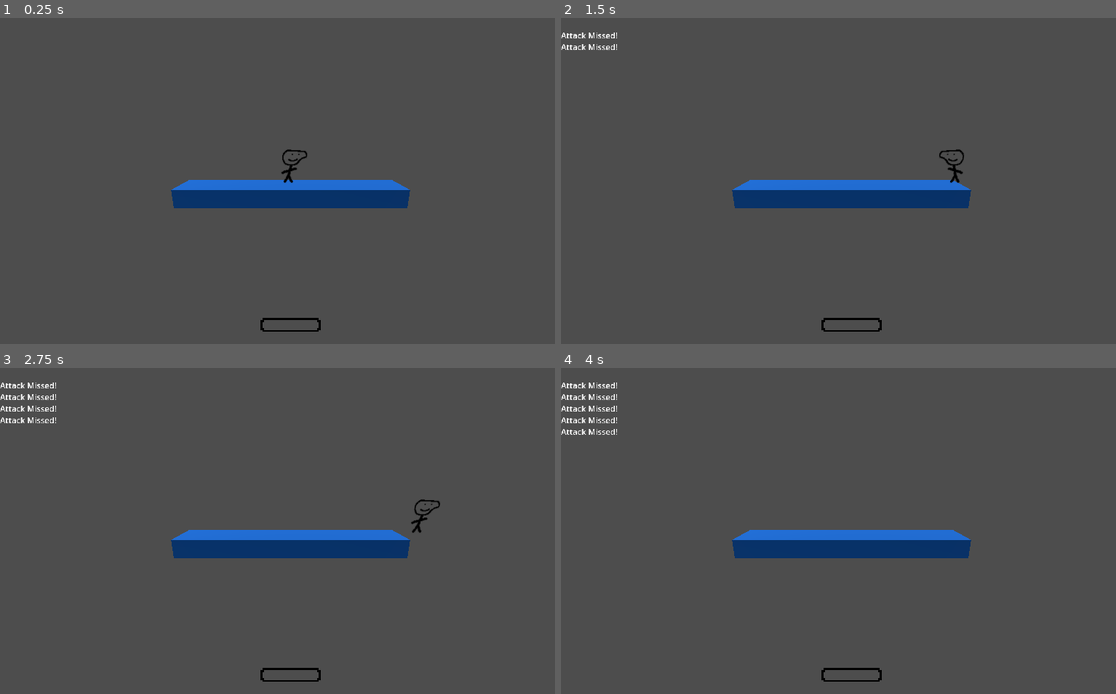
Above: before the commit, frames 1-4 (two rows, left to right).
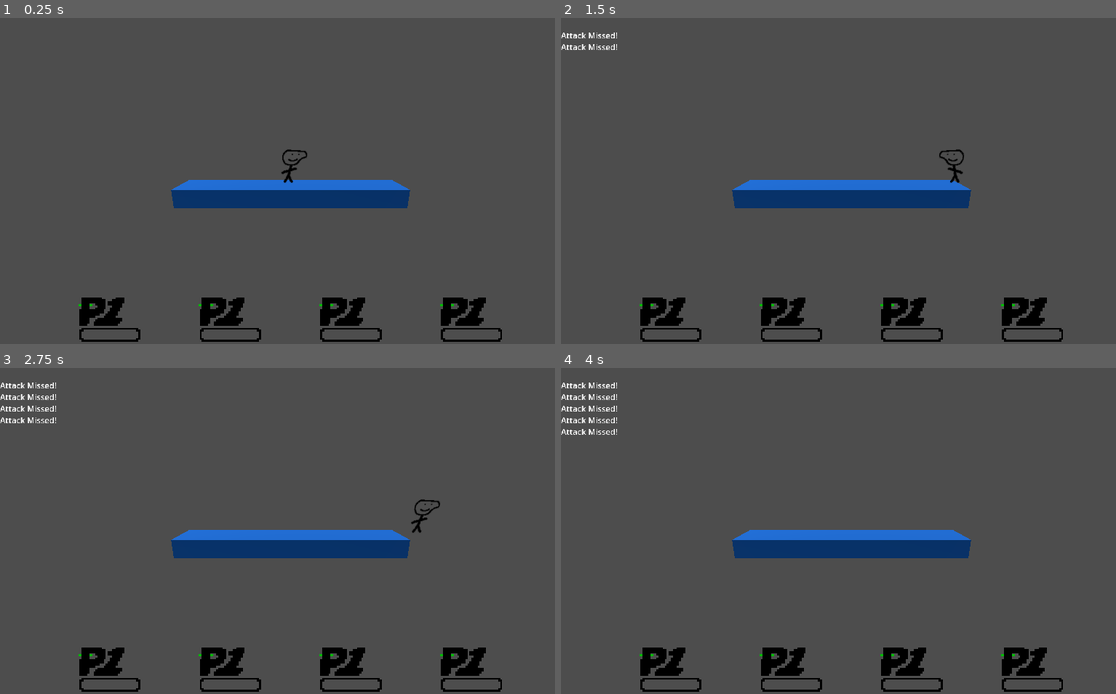
Above: after the commit, the same moments.

Repository: QuantumKya/binkle-battle
Game: Godot game, scene res://battle.tscn
The game is run twice, just before and just after one commit, with the same random seed, the same clock (stepped at 60 frames per second) and the same inputs. The project has no main scene, so this scene is started directly.
Inputs (mouse positions are in pixels of both pictures, inside the frame that each line leads up to):
- Up to frame 1 (0.25 s): no input
- Up to frame 2 (1.5 s): tap Enter (ui_accept) at 0.5, 0.77 s; move the mouse to (660, 57) at 0.52 s; press the mouse at (660, 57) at 0.53 s; hold D (move_right) 0.53-1.28 s; move the mouse to (733, 197) at 1.27 s; release the mouse at (733, 197) at 1.28 s; hold A (move_left) from 1.28 s (still down); click (733, 197) at 1.35 s
- Up to frame 3 (2.75 s): tap Enter (ui_accept) at 1.52 s; move the mouse to (349, 459) at 2.02 s; release A (move_left) at 2.03 s; press the mouse at (349, 459) at 2.03 s; hold D (move_right) from 2.03 s (still down)
- Up to frame 4 (4 s): move the mouse to (821, 596) at 2.77 s; release the mouse at (821, 596) at 2.78 s; click (821, 596) at 2.85 s; tap Enter (ui_accept) at 3.02, 3.77 s; move the mouse to (1027, 579) at 3.52 s; release D (move_right) at 3.53 s; press the mouse at (1027, 579) at 3.53 s; hold A (move_left) from 3.53 s (still down)

The runs differ from the first frame. In frame 1, 2.8% of the frame differs, in the area x 14-91%, y 85-100%; in frame 2, 2.8%; in frame 3, 2.8%; in frame 4, 2.8%.
Error before the commit: Invalid call to function 'init_hitbox' in base 'Node (PlayerManager)'. Expected 2 arguments. (res://player_dummy.gd:11)
Error after the commit: Cannot call method 'add_child' on a null value. (res://player_manager.gd:29)

Commit message:
still workin on it

Diff:
--- a/battle.tscn
+++ b/battle.tscn
@@ -3,7 +3,7 @@
 [ext_resource type="Script" uid="uid://dgcyjeqyg57y8" path="res://player_manager.gd" id="1_6t8i5"]
 [ext_resource type="Texture2D" uid="uid://dowc7ylgm5u71" path="res://sprites/rocketnose.png" id="1_ip7xm"]
 [ext_resource type="Script" uid="uid://f1u3uadljuqk" path="res://player.gd" id="1_oxp8w"]
-[ext_resource type="Texture2D" uid="uid://4obbydbllkys" path="res://sprites/ui/player_healthbar.png" id="2_dw4jg"]
+[ext_resource type="PackedScene" uid="uid://dlav0k66uakoe" path="res://player_ui.tscn" id="2_dw4jg"]
 [ext_resource type="Script" uid="uid://cl3oyn5bqf4uc" path="res://player_dummy.gd" id="3_6t8i5"]
 [ext_resource type="Script" uid="uid://o11q1grubt74" path="res://debug_text.gd" id="3_7sfm4"]
 
@@ -41,39 +41,16 @@
 [node name="Camera3D" type="Camera3D" parent="."]
 transform = Transform3D(1, 0, 0, 0, 0.965926, 0.258819, 0, -0.258819, 0.965926, 0, 1.6, 5.6)
 
-[node name="RichTextLabel" type="RichTextLabel" parent="."]
+[node name="DebugPanel" type="RichTextLabel" parent="."]
 offset_right = 400.0
 offset_bottom = 160.0
 script = ExtResource("3_7sfm4")
 
-[node name="PlayerUI" type="HBoxContainer" parent="."]
-layout_direction = 2
-anchors_preset = 7
-anchor_left = 0.5
-anchor_top = 1.0
-anchor_right = 0.5
-anchor_bottom = 1.0
-offset_left = -508.0
-offset_top = -116.0
-offset_right = 509.0
-grow_horizontal = 2
-grow_vertical = 0
-size_flags_horizontal = 4
-alignment = 1
-
-[node name="Control" type="Control" parent="PlayerUI"]
-layout_mode = 2
-
-[node name="Sprite2D" type="Sprite2D" parent="PlayerUI/Control"]
-scale = Vector2(4, 4)
-texture = ExtResource("2_dw4jg")
-offset = Vector2(0, 12)
-
-[node name="Sprite2D2" type="Sprite2D" parent="PlayerUI/Control"]
+[node name="PlayerUI" parent="." instance=ExtResource("2_dw4jg")]
 
 [node name="PlayerManager" type="Node" parent="." node_paths=PackedStringArray("player_ui")]
 script = ExtResource("1_6t8i5")
-player_ui = NodePath("../PlayerUI")
+player_ui = NodePath("")
 
 [node name="DummyPlayer2" type="Area3D" parent="." node_paths=PackedStringArray("player_manager")]
 transform = Transform3D(1, 0, 0, 0, 1, 0, 0, 0, 1, 2, 0.5, 0)
--- a/player_dummy.gd
+++ b/player_dummy.gd
@@ -8,8 +8,8 @@
 # Called when the node enters the scene tree for the first time.
 func _ready() -> void:
 	player_manager.add_player(player_id)
-	player_manager.init_hitbox(self)
-	player_manager.init_attack($"../DummyAttack")
+	player_manager.init_hitbox(player_id, self)
+	player_manager.init_attack(player_id, $"../DummyAttack")
 
 
 # Called every frame. 'delta' is the elapsed time since the previous frame.
--- a/player_manager.gd
+++ b/player_manager.gd
@@ -2,6 +2,7 @@
 class_name PlayerManager
 
 @export var player_ui: HBoxContainer
+const player_ui_block = preload("res://player_ui_block.tscn")
 
 var player_count: int = 0
 var player_states: Dictionary = {}
@@ -20,6 +21,12 @@
 		"wins": 0,
 		"losses": 0,
 	}
+
+	var pui: Control = player_ui_block.instantiate()
+	pui.set_size(Vector2(4, 4))
+	pui.name = "Player " + str(player_id + 1)
+	pui.player_number = player_id + 1
+	player_ui.add_child(pui)
 
 func init_attack(player_id: int, attackbox: Area3D) -> void:
 	var hitmask := 0
@@ -42,14 +49,15 @@
 func deal_damage(dealer_id: int, recipient_id: int, damage: int) -> void:
 	player_states[recipient_id].health -= damage
 	if player_states[recipient_id].health <= 0:
+		player_states[recipient_id].health = 0
 		player_states[dealer_id].wins += 1
 		player_states[recipient_id].losses += 1
+	player_ui.find_child("Player " + str(recipient_id + 1)).set_health_value(player_states[recipient_id].health / player_health)
 
 
 # Called when the node enters the scene tree for the first time.
 func _ready() -> void:
-	for i in player_count:
-		pass
+	pass
 
 
 # Called every frame. 'delta' is the elapsed time since the previous frame.
--- /dev/null
+++ b/player_ui.tscn
@@ -0,0 +1,45 @@
+[gd_scene load_steps=2 format=3 uid="uid://dlav0k66uakoe"]
+
+[ext_resource type="PackedScene" uid="uid://cvoiyxtggrmli" path="res://player_ui_block.tscn" id="1_lwipk"]
+
+[node name="PlayerUI" type="Control"]
+layout_mode = 3
+anchors_preset = 15
+anchor_right = 1.0
+anchor_bottom = 1.0
+grow_horizontal = 2
+grow_vertical = 2
+
+[node name="HBoxContainer" type="HBoxContainer" parent="."]
+layout_mode = 1
+anchors_preset = -1
+anchor_top = 0.85
+anchor_right = 1.0
+anchor_bottom = 1.0
+offset_left = 100.0
+offset_right = -100.0
+grow_horizontal = 2
+grow_vertical = 2
+size_flags_horizontal = 3
+size_flags_vertical = 4
+alignment = 1
+
+[node name="Control" parent="HBoxContainer" instance=ExtResource("1_lwipk")]
+layout_mode = 2
+size_flags_horizontal = 3
+size_flags_vertical = 1
+
+[node name="Control2" parent="HBoxContainer" instance=ExtResource("1_lwipk")]
+layout_mode = 2
+size_flags_horizontal = 3
+size_flags_vertical = 1
+
+[node name="Control3" parent="HBoxContainer" instance=ExtResource("1_lwipk")]
+layout_mode = 2
+size_flags_horizontal = 3
+size_flags_vertical = 1
+
+[node name="Control4" parent="HBoxContainer" instance=ExtResource("1_lwipk")]
+layout_mode = 2
+size_flags_horizontal = 3
+size_flags_vertical = 1
--- a/player_ui_block.gd
+++ b/player_ui_block.gd
@@ -7,6 +7,9 @@
 	var fname = "res://sprites/ui/p" + str(player_number) + ".png"
 	$PlayerText.texture = load(fname)
 
+func set_health_value(val: float) -> void:
+	$AspectRatioContainer/HealthBar.value = val
+
 
 # Called every frame. 'delta' is the elapsed time since the previous frame.
 func _process(delta: float) -> void:
--- a/player_ui_block.tscn
+++ b/player_ui_block.tscn
@@ -4,19 +4,34 @@
 [ext_resource type="Script" uid="uid://cbij55rfr1p56" path="res://player_ui_block.gd" id="1_vvl0s"]
 [ext_resource type="Texture2D" uid="uid://4obbydbllkys" path="res://sprites/ui/player_healthbar.png" id="2_vvl0s"]
 
-[node name="Control" type="Control"]
-layout_mode = 3
-anchors_preset = 0
+[node name="Control" type="AspectRatioContainer"]
+anchors_preset = 8
+anchor_left = 0.5
+anchor_top = 0.5
+anchor_right = 0.5
+anchor_bottom = 0.5
+offset_left = -16.0
+offset_top = -12.0
+offset_right = 16.0
+offset_bottom = 12.0
+grow_horizontal = 2
+grow_vertical = 2
 scale = Vector2(4, 4)
+size_flags_horizontal = 4
+size_flags_vertical = 4
+ratio = 1.3333
 script = ExtResource("1_vvl0s")
 
-[node name="PlayerText" type="Sprite2D" parent="."]
-offset = Vector2(0, 12)
+[node name="HealthBar" type="TextureProgressBar" parent="."]
+layout_mode = 2
+max_value = 1.0
+step = 0.01
+value = 1.0
+texture_progress = ExtResource("1_6h6yc")
 
-[node name="HealthBar" type="Sprite2D" parent="."]
-texture = ExtResource("1_6h6yc")
-offset = Vector2(0, 12)
+[node name="HealthOutline" type="TextureRect" parent="."]
+layout_mode = 2
+texture = ExtResource("2_vvl0s")
 
-[node name="HealthOutline" type="Sprite2D" parent="."]
-texture = ExtResource("2_vvl0s")
-offset = Vector2(0, 12)
+[node name="PlayerText" type="TextureRect" parent="."]
+layout_mode = 2
